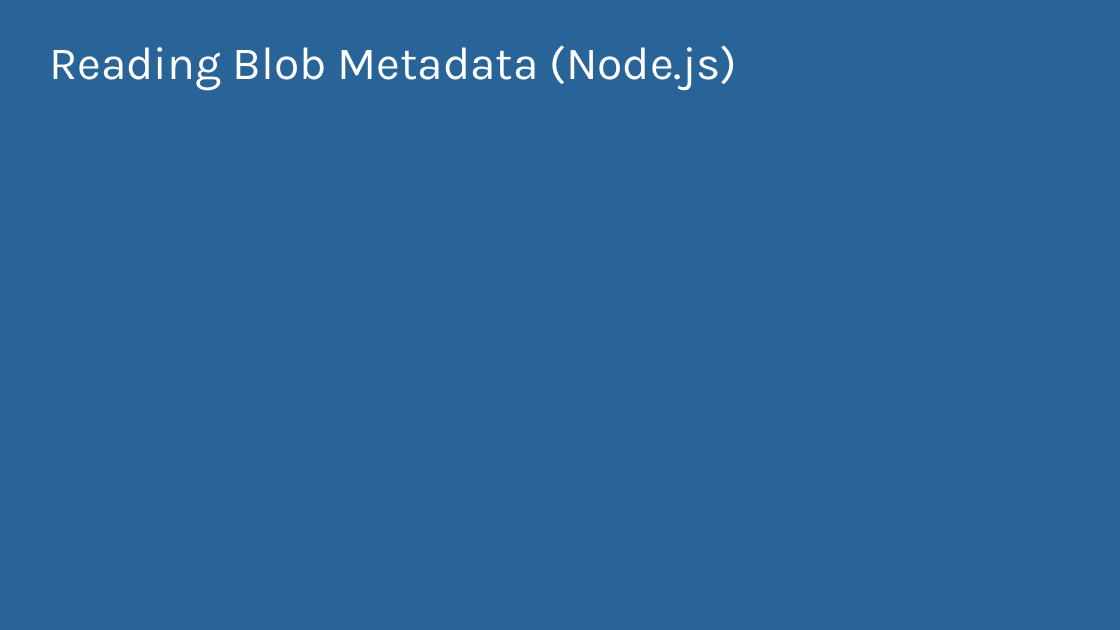
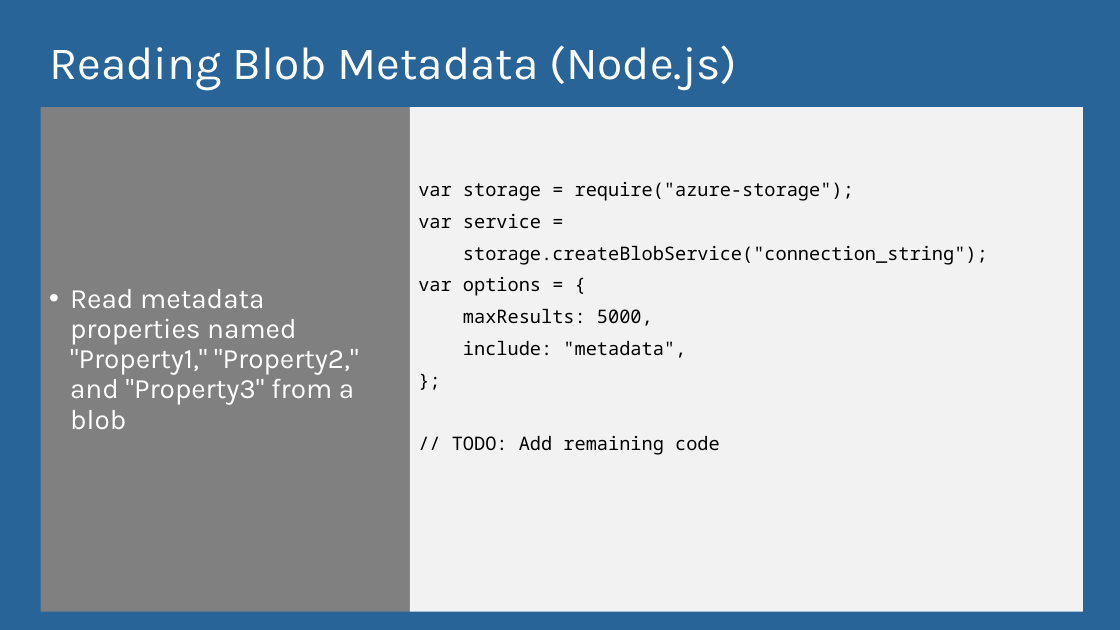
Before and after one commit to Azure-Readiness/Academic, a slide deck: slide 20 of Content/3. Storage/Azure Storage and Cognitive Services.pptx. Drawn at 1120x630 pixels with LibreOffice and Linux fonts; fonts in the diff are those of the drawing. Boxes give left, top, right and bottom in pixels: in the first picture for what was removed or moved away, otherwise in the second. Text is boxed around its words. In the diff, an @@ line names an element or a change of style, - is before the commit and + after.

Commit message:
Minor updates
Updated lab 1 (MD and screen shots) and storage slides

```diff
--- a/Content/3. Storage/Azure Storage and Cognitive Services.pptx
+++ b/Content/3. Storage/Azure Storage and Cognitive Services.pptx
@@ text added at [40, 108, 410, 613], fill #808080, 24 pt, text #FFFFFF @@
+• Read metadata properties named "Property1," "Property2," and "Property3" from a blob
@@ text added at [410, 108, 1083, 613], fill #F2F2F2, 16 pt, text #000000 @@
+var storage = require("azure-storage");
+var service =
+storage.createBlobService("connection_string");
+var options = {
+maxResults: 5000,
+include: "metadata",
+};
+// TODO: Add remaining code
```
Also in this commit, not shown: 3 other slides changed, 4 other files.
